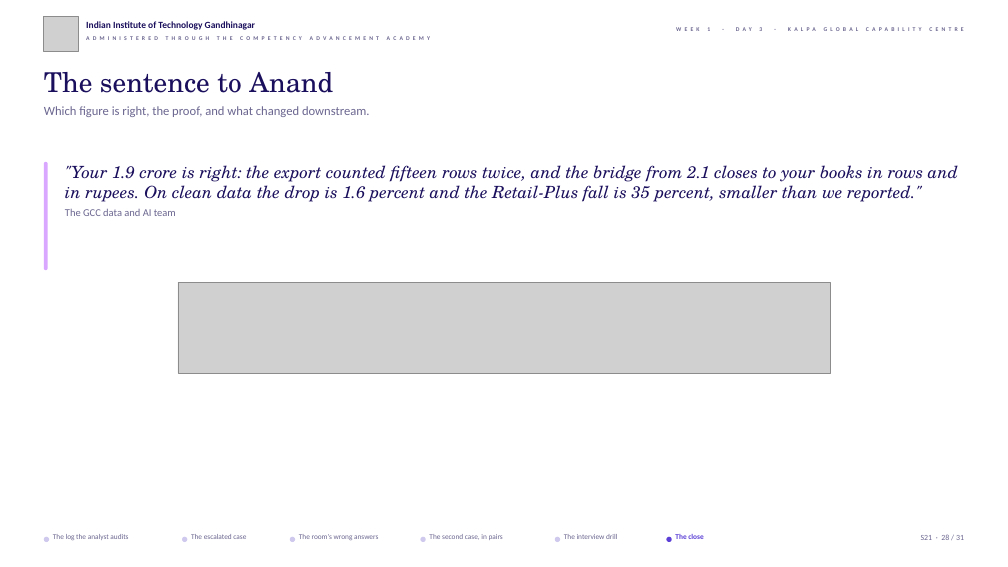
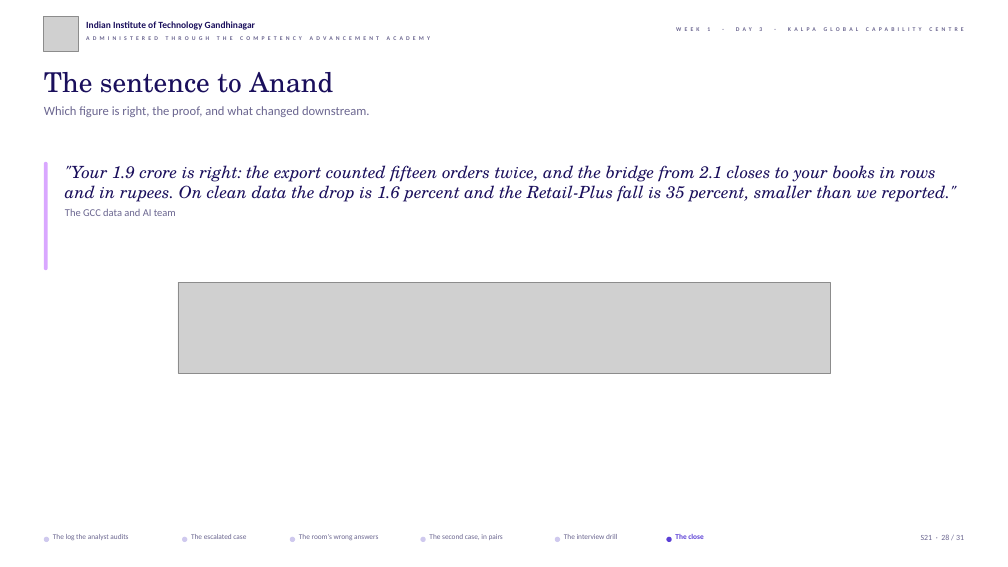
Before and after one commit to fde-academy-lab/c2-content-factory, a slide deck: slide 28 of content/W01/D3/slides/C2_W01_D03_half2_STUDENT.pptx. Drawn at 1008x567 pixels with LibreOffice and Linux fonts; fonts in the diff are those of the drawing; grey boxes stand for pictures; background and template pictures are left out. Boxes give left, top, right and bottom in pixels: in the first picture for what was removed or moved away, otherwise in the second. Text is boxed around its words. In the diff, an @@ line names an element or a change of style, - is before the commit and + after.

```diff
--- a/content/W01/D3/slides/C2_W01_D03_half2_STUDENT.pptx
+++ b/content/W01/D3/slides/C2_W01_D03_half2_STUDENT.pptx
@@ text at (65,165,957,202): text changed @@
-"Your 1.9 crore is right: the export counted fifteen rows twice, and the bridge from 2.1 closes to your books in rows and in rupees. On clean data the drop is 1.6 percent and the Retail-Plus fall is 35 percent, smaller than we reported."
+"Your 1.9 crore is right: the export counted fifteen orders twice, and the bridge from 2.1 closes to your books in rows and in rupees. On clean data the drop is 1.6 percent and the Retail-Plus fall is 35 percent, smaller than we reported."
```
Also in this commit, not shown: 5 other slides changed, 32 other files.
